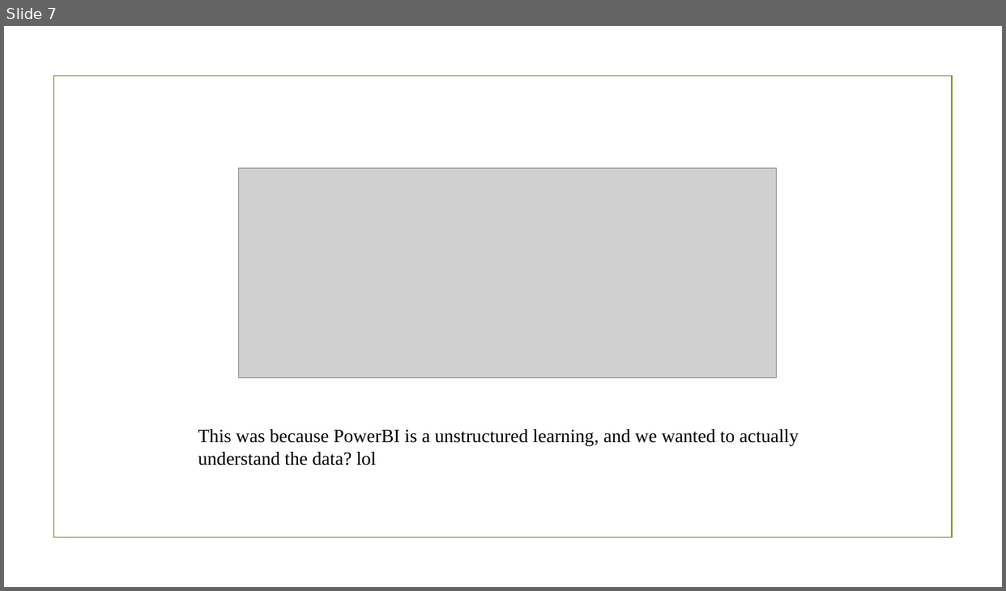
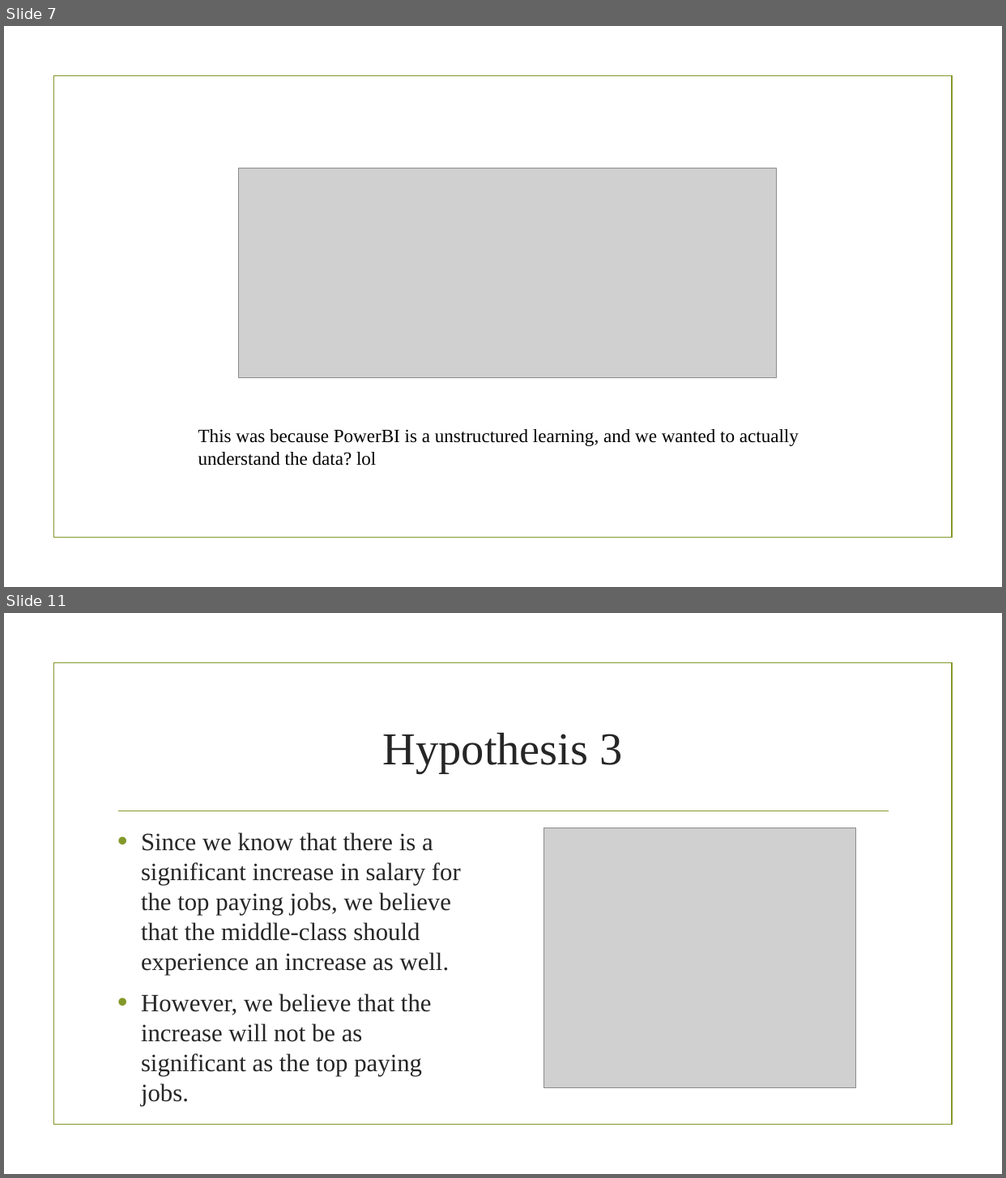
Before and after one commit to danlin604/vsocc, a slide deck: 4925 PROJECT FOLDER/COMP4925 , sub-project 1.pptx. Shown one above the other, each under a label of ours: slide 7 before the commit, slides 7 and 11 after it; the slides between them are not shown. The pictures are 1006x591 and 1006x1178 pixels, drawn with LibreOffice and Linux fonts; fonts in the diff are those of the drawing; grey boxes stand for pictures; background and template pictures are left out. Boxes give left, top, right and bottom in pixels: in the first picture for what was removed or moved away, otherwise in the second. Text is boxed around its words. In the diff, an @@ line names an element or a change of style, - is before the commit and + after.

```diff
--- a/4925 PROJECT FOLDER/COMP4925 , sub-project 1.pptx
+++ b/4925 PROJECT FOLDER/COMP4925 , sub-project 1.pptx
@@ slide 11 added at [4, 613, 1002, 1174], background picture (left out); not listed: 1 template element that a slide beside it also shows @@
@@ title added at [383, 733, 623, 773], 44 pt, text #262626 @@
+Hypothesis 3
@@ line added from (118, 811) to (889, 811), #83992A 1.25 pt @@
@@ picture added at [544, 828, 857, 1088] @@
@@ text added at [141, 833, 461, 1106], 24 pt, text #262626 @@
+• Since we know that there is a significant increase in salary for the top paying jobs, we believe that the middle-class should experience an increase as well.
+• However, we believe that the increase will not be as significant as the top paying jobs.
```
Also in this commit, not shown: 4 slides changed, 5 other slides added, 1 slide removed, 1 other file.
